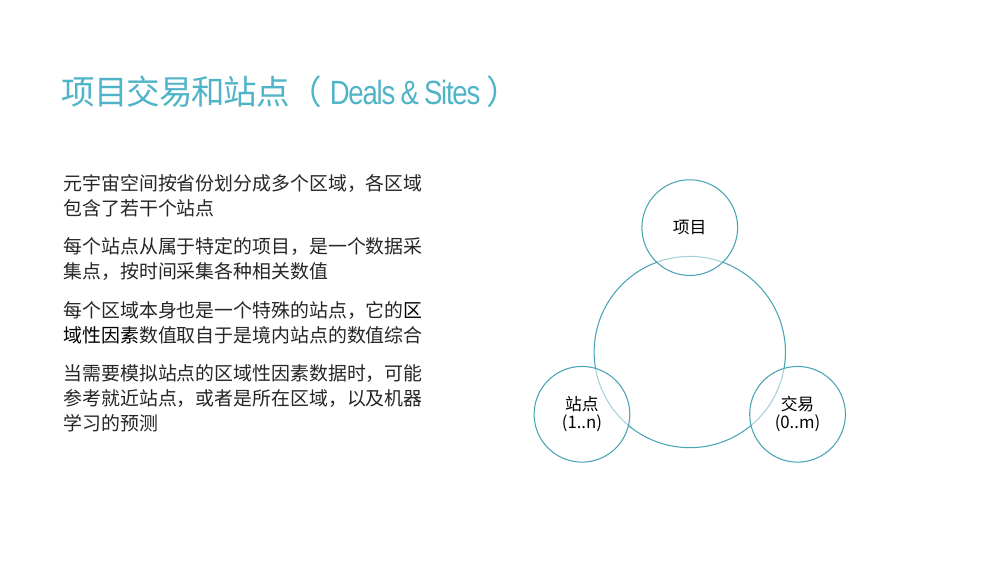
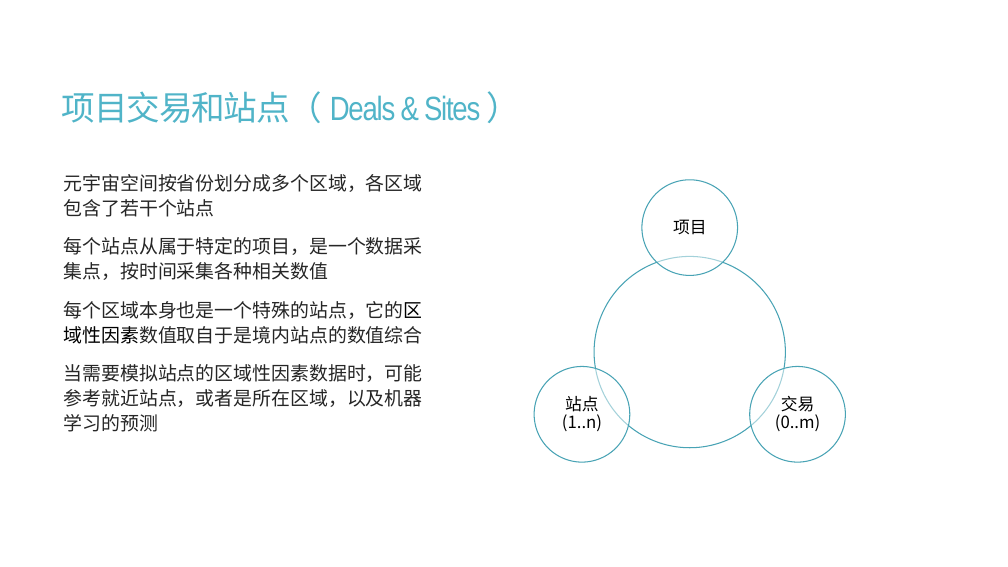
Before and after one commit to calcyu/chainway, a slide deck: slide 12 of Docs/城乡振兴元宇宙.pptx (slide 10 before the commit). Drawn at 1008x567 pixels with LibreOffice and Linux fonts; fonts in the diff are those of the drawing. Boxes give left, top, right and bottom in pixels: in the first picture for what was removed or moved away, otherwise in the second. Text is boxed around its words. In the diff, an @@ line names an element or a change of style, - is before the commit and + after.

```diff
--- a/Docs/城乡振兴元宇宙.pptx
+++ b/Docs/城乡振兴元宇宙.pptx
@@ title "项目交易和站点（ Deals & Sites ）": place and size @@
-title "项目交易和站点（ Deals & Sites ）" at <box>62,75,480,107</box>
+title "项目交易和站点（ Deals & Sites ）" at <box>62,91,480,123</box>
```
Also in this commit, not shown: 8 other slides changed, 1 slide added, 1 slide removed, 15 other files.
